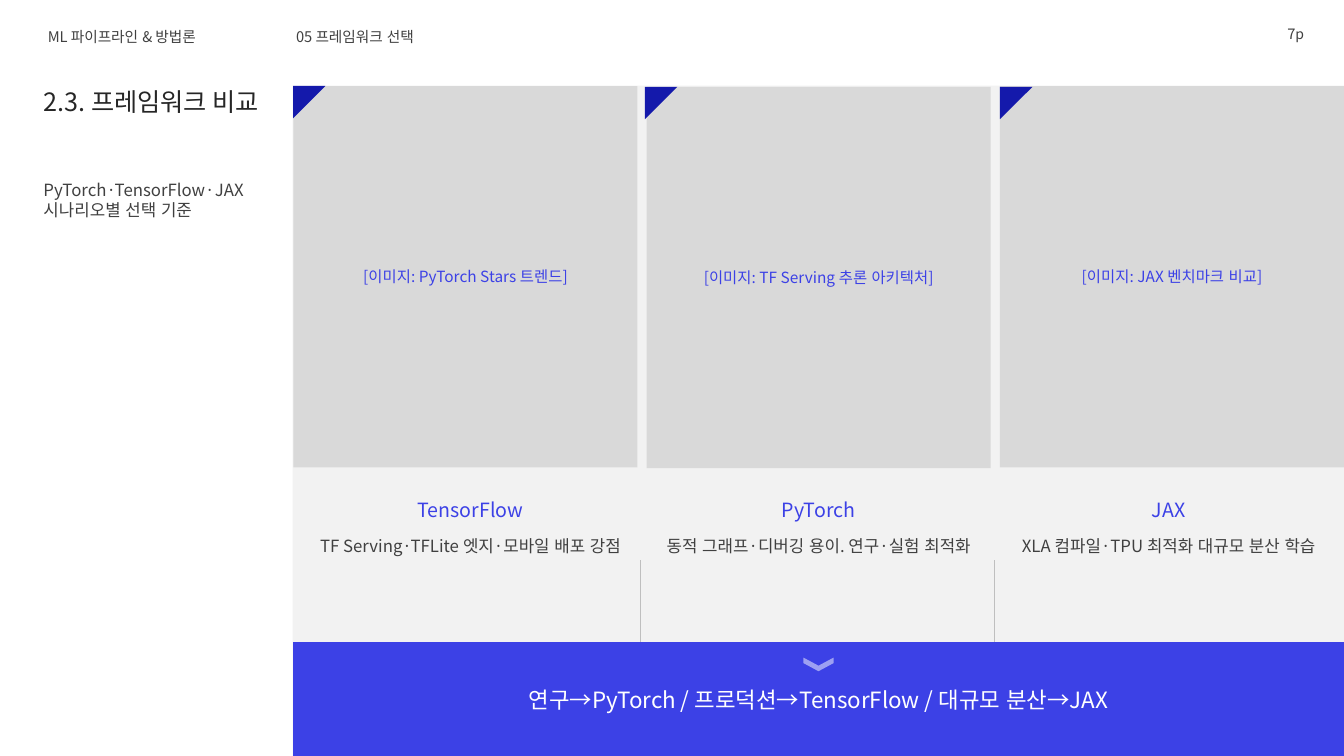
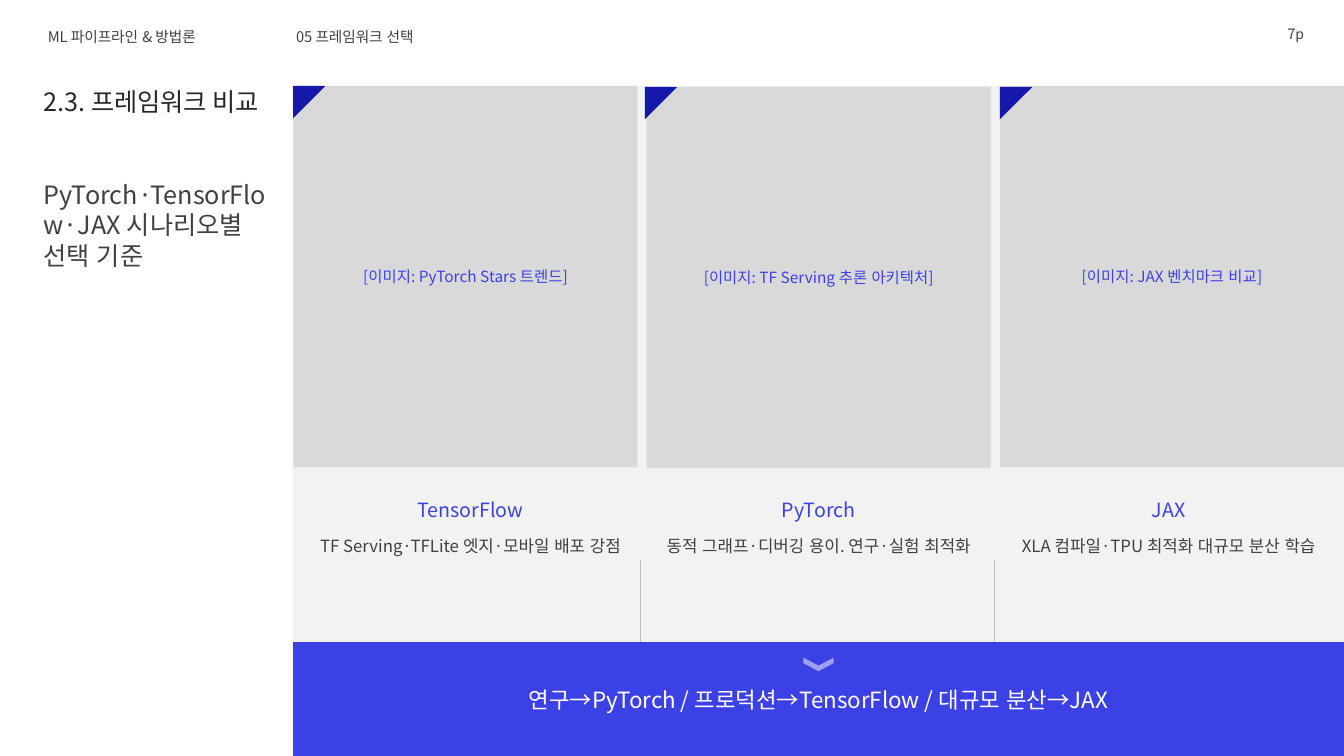
Before and after one commit to lhs6395-hslee/2026-gsn-pptx, a slide deck: slide 7 of result/머신러닝_심층_기술_가이드_재현검증.pptx. Drawn at 1344x756 pixels with LibreOffice and Linux fonts; fonts in the diff are those of the drawing; background and template pictures are left out. Boxes give left, top, right and bottom in pixels: in the first picture for what was removed or moved away, otherwise in the second. Text is boxed around its words. In the diff, an @@ line names an element or a change of style, - is before the commit and + after.

```diff
--- a/result/머신러닝_심층_기술_가이드_재현검증.pptx
+++ b/result/머신러닝_심층_기술_가이드_재현검증.pptx
@@ text "PyTorch·TensorFlow·JAX 시나리오별 선택 기준" at [43, 184, 266, 267]: size 12 to 18 pt @@
```
Also in this commit, not shown: 8 other slides changed, 3 other files.
